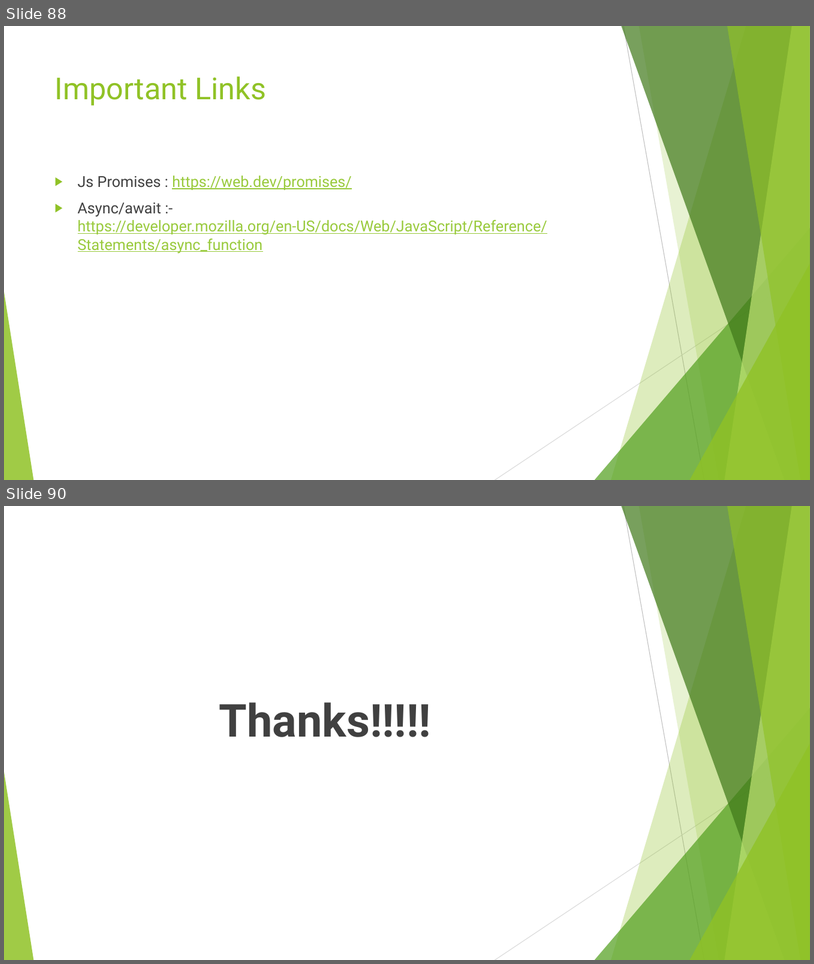
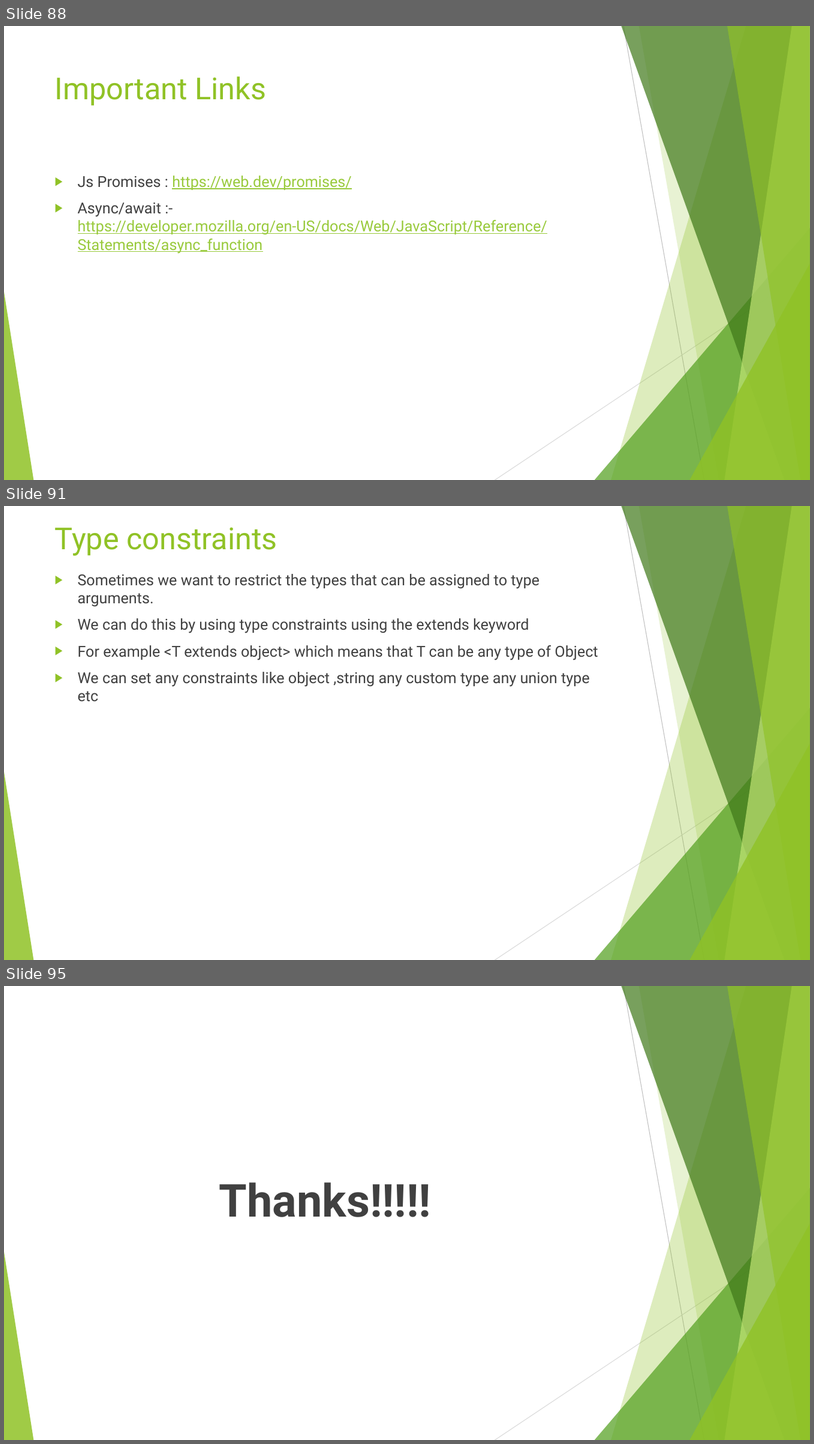
Before and after one commit to rudhrainfogain/TypeScript, a slide deck: PPT/TypeScriptv7.pptx. Shown one above the other, each under a label of ours: slides 88 and 90 before the commit, slides 88, 91 and 95 after it; the slides between them are not shown. The pictures are 814x964 and 814x1444 pixels, drawn with LibreOffice and Linux fonts; fonts in the diff are those of the drawing. Boxes give left, top, right and bottom in pixels: in the first picture for what was removed or moved away, otherwise in the second. Text is boxed around its words. In the diff, an @@ line names an element or a change of style, - is before the commit and + after.

```diff
--- a/PPT/TypeScriptv7.pptx
+++ b/PPT/TypeScriptv7.pptx
@@ slide 91 added at bbox=[4, 506, 810, 960], background #FFFFFF; not listed: 10 template elements that a slide beside it also shows @@
@@ title added at bbox=[55, 527, 277, 556], 36 pt, text #90C226 @@
+Type constraints
@@ text added at bbox=[78, 574, 598, 702], 18 pt, text #404040 @@
+▶ Sometimes we want to restrict the types that can be assigned to type arguments.
+▶ We can do this by using type constraints using the extends keyword
+▶ For example <T extends object> which means that T can be any type of Object
+▶ We can set any constraints like object ,string any custom type any union type etc
@@ what was slide 90 is now slide 95 @@
```
Also in this commit, not shown: 1 slide changed, 4 other slides added, 2 other files.
